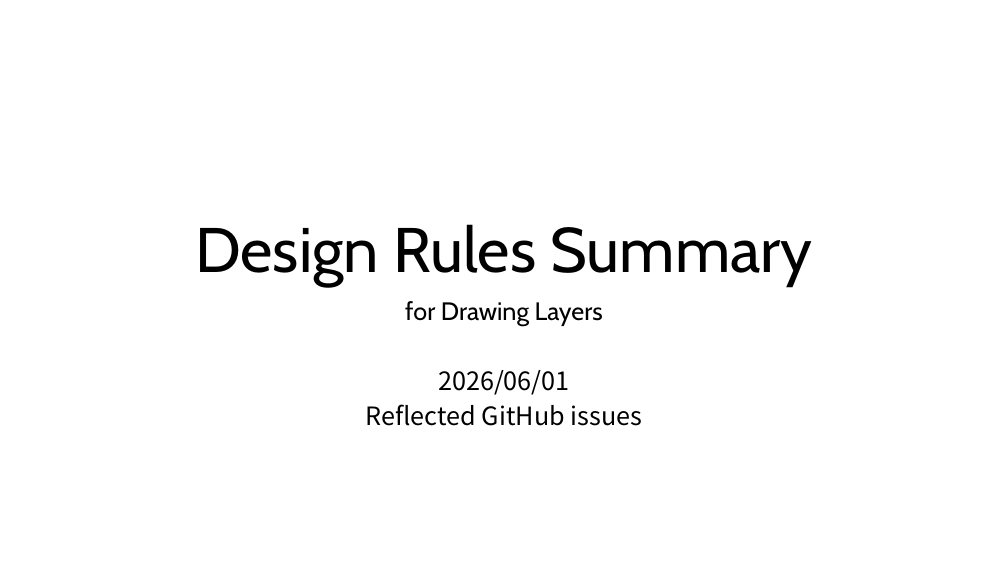
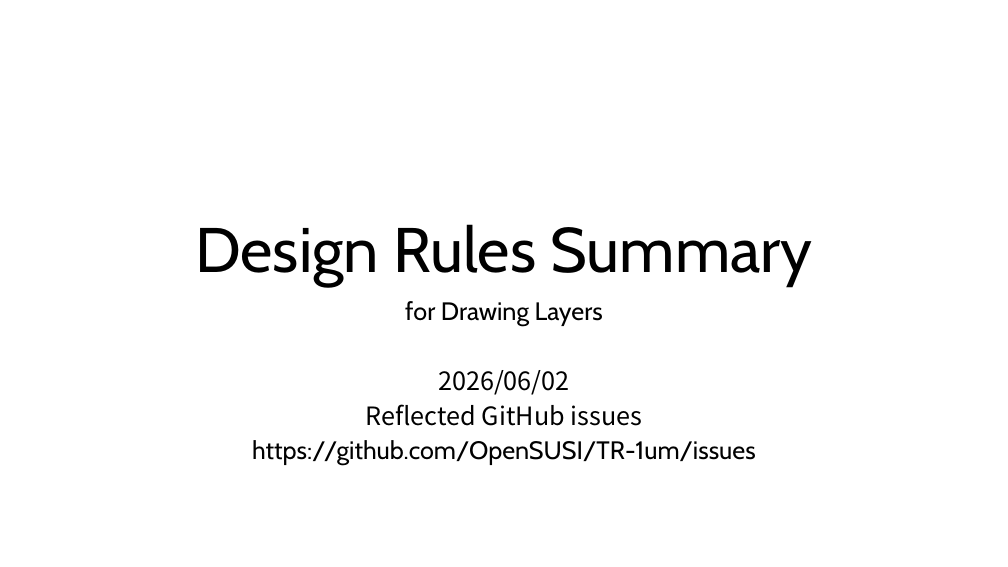
Before and after one commit to d-m-bailey/TR-1um, a slide deck: slide 1 of Document/TR-1um_DRC_summary.pptx. Drawn at 1008x567 pixels with LibreOffice and Linux fonts; fonts in the diff are those of the drawing. Boxes give left, top, right and bottom in pixels: in the first picture for what was removed or moved away, otherwise in the second. Text is boxed around its words. In the diff, an @@ line names an element or a change of style, - is before the commit and + after.

```diff
--- a/Document/TR-1um_DRC_summary.pptx
+++ b/Document/TR-1um_DRC_summary.pptx
@@ subtitle at (x1=438, y1=370, x2=570, y2=395): text changed @@
-2026/06/01
+2026/06/02
@@ subtitle at (x1=252, y1=440, x2=756, y2=465): paragraph added @@
+https://github.com/OpenSUSI/TR-1um/issues
```
Also in this commit, not shown: 6 other slides changed, 3 other files.
